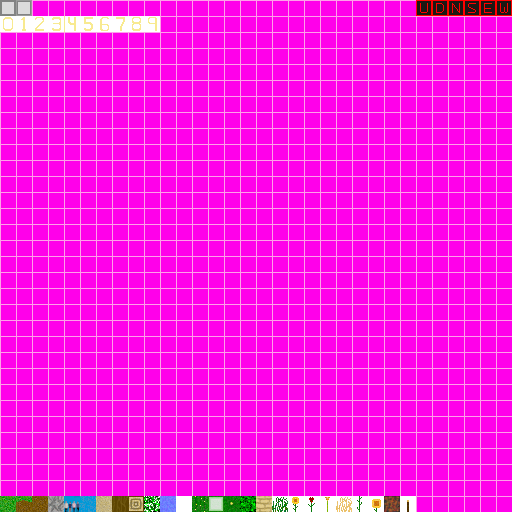
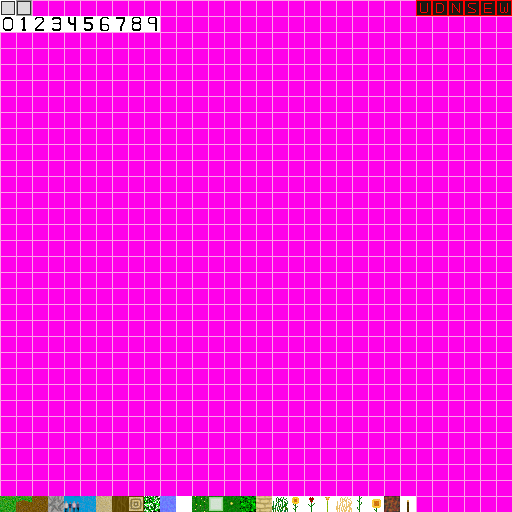
Comparing the layer stacks of the two (512, 512) images. Changes:
painted on "Pasted Layer" over bbox(0, 0, 157, 32)
